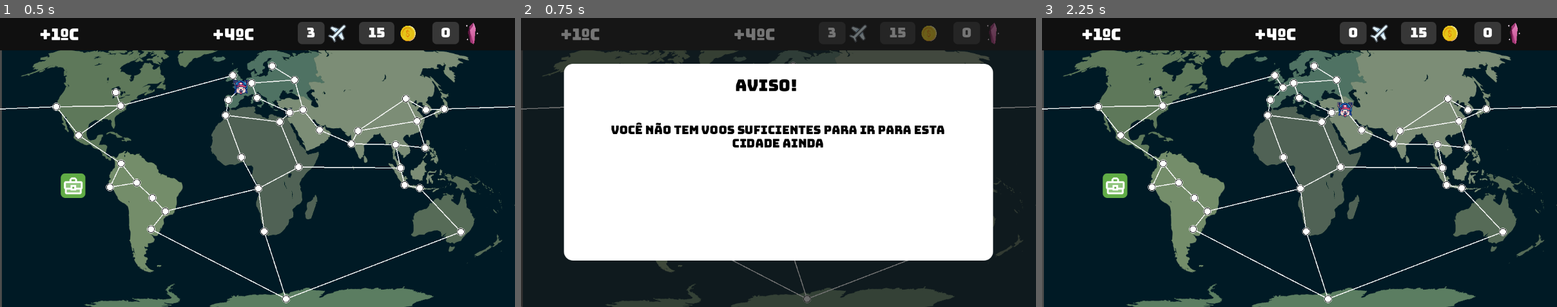
Above: before the commit, frames 1-3 (left to right).
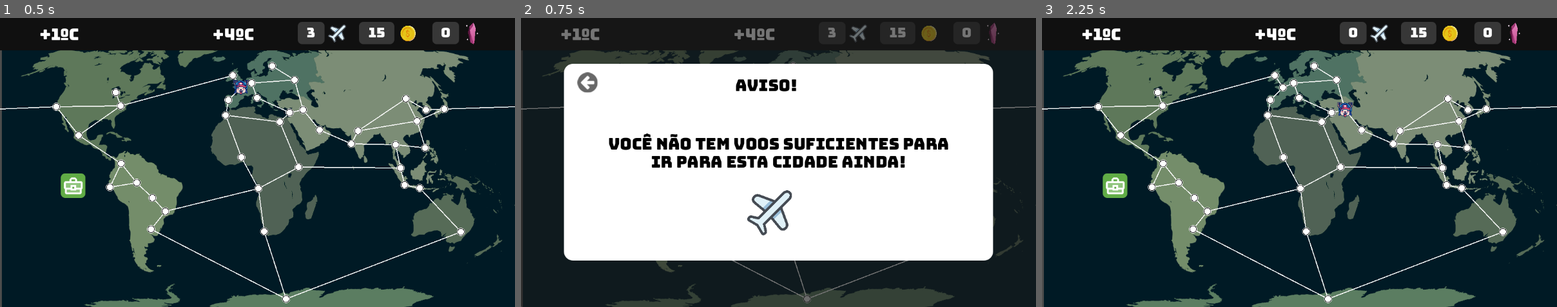
Above: after the commit, the same moments.

Repository: PabloGJBS/GreenGame
Game: Godot game, scene res://main/scene/main.tscn
The game is run twice, just before and just after one commit, with the same random seed, the same clock (stepped at 60 frames per second) and the same inputs.
Inputs (mouse positions are in pixels of both pictures, inside the frame that each line leads up to):
- Up to frame 1 (0.5 s): no input
- Up to frame 2 (0.75 s): click (809, 298) at 0.5 s
- Up to frame 3 (2.25 s): click (1108, 90) at 1.27 s; click (1345, 110) at 2.02 s

Frame 1 is identical in both runs. In frame 2, 5.6% of the frame differs, in the area x 10-83%, y 18-76%; in frame 3, nothing differs.

Commit message:
US 11 - Newspaper impacts game progress with temperature and consequences #11 Colocando painel do jornal
Co-authored-by: PabloGJBS <plabo.jbs@gmail.com>

Diff:
--- a/Painel - global/painel.gd
+++ b/Painel - global/painel.gd
@@ -2,24 +2,3 @@
 
 func setTitle(value):
 	$Panel/Title.text = value
-
-func setContentFull(value):
-	$Panel/ContentFull.text = value
-# Called when the node enters the scene tree for the first time.
-
-func setTextureButtonBack(valueNormal, valuePressed):
-	$Panel/TextureButtonBack.texture_normal = valueNormal
-	$Panel/TextureButtonBack.texture_pressed = valuePressed
-
-
-func _ready():
-	pass # Replace with function body.
-
-
-# Called every frame. 'delta' is the elapsed time since the previous frame.
-func _process(delta):
-	pass
-
-
-func _on_texture_button_pressed():
-	$".".visible = false
--- a/Painel - global/painel.tscn
+++ b/Painel - global/painel.tscn
@@ -42,32 +42,3 @@
 "
 vertical_alignment = 1
 autowrap_mode = 3
-
-[node name="ContentFull" type="Label" parent="Panel"]
-layout_mode = 1
-anchors_preset = 13
-anchor_left = 0.5
-anchor_right = 0.5
-anchor_bottom = 1.0
-offset_left = -395.0
-offset_top = 134.0
-offset_right = 392.0
-offset_bottom = -77.0
-grow_horizontal = 2
-grow_vertical = 2
-theme_override_colors/font_color = Color(0, 0, 0, 1)
-theme_override_fonts/font = ExtResource("2_5p6x3")
-theme_override_font_sizes/font_size = 26
-text = "
-"
-horizontal_alignment = 1
-autowrap_mode = 3
-
-[node name="TextureButtonBack" type="TextureButton" parent="Panel"]
-layout_mode = 0
-offset_left = 25.0
-offset_top = 25.0
-offset_right = 91.0
-offset_bottom = 91.0
-
-[connection signal="pressed" from="Panel/TextureButtonBack" to="." method="_on_texture_button_pressed"]
--- a/activity/scenes/GreenRect.tscn
+++ b/activity/scenes/GreenRect.tscn
@@ -29,6 +29,7 @@
 autowrap_mode = 3
 
 [node name="PriceCoins" type="Label" parent="Panel"]
+layout_mode = 0
 offset_left = 60.0
 offset_top = 75.0
 offset_right = 226.0
@@ -38,6 +39,7 @@
 autowrap_mode = 3
 
 [node name="TimeToReady" type="Label" parent="Panel"]
+layout_mode = 0
 offset_left = 60.0
 offset_top = 121.0
 offset_right = 278.0
@@ -47,6 +49,7 @@
 autowrap_mode = 3
 
 [node name="Numquestions" type="Label" parent="Panel"]
+layout_mode = 0
 offset_left = 60.0
 offset_top = 163.0
 offset_right = 194.0
--- a/activity/scenes/activitylists.tscn
+++ b/activity/scenes/activitylists.tscn
@@ -1,8 +1,10 @@
-[gd_scene load_steps=4 format=3 uid="uid://cq4df83j3n7fy"]
+[gd_scene load_steps=6 format=3 uid="uid://cq4df83j3n7fy"]
 
 [ext_resource type="PackedScene" uid="uid://e41uscdwo833" path="res://Painel - global/painel.tscn" id="1_2xkyx"]
 [ext_resource type="Script" path="res://activity/scripts/activitylists.gd" id="1_djurc"]
 [ext_resource type="Texture2D" uid="uid://chdudd6ypx4y" path="res://assets/Rectangle 65.png" id="2_kq0u6"]
+[ext_resource type="Texture2D" uid="uid://jsxl7nbo8kix" path="res://assets/fa_arrow-circle-left.png" id="4_4bkew"]
+[ext_resource type="Texture2D" uid="uid://drj56q32l38uk" path="res://assets/fa_arrow-circle-left (1).png" id="5_pvlkf"]
 
 [node name="Activitylists" type="Node2D"]
 script = ExtResource("1_djurc")
@@ -20,7 +22,21 @@
 offset_top = 248.0
 offset_right = 992.0
 offset_bottom = 545.0
+horizontal_scroll_mode = 0
 
 [node name="VBoxContainer" type="VBoxContainer" parent="Painel/ScrollContainer"]
-custom_minimum_size = Vector2(0, 1000)
+custom_minimum_size = Vector2(10, 1000)
 layout_mode = 2
+
+[node name="BackButton" type="TextureButton" parent="Painel"]
+layout_mode = 0
+offset_left = 116.0
+offset_top = 113.0
+offset_right = 182.0
+offset_bottom = 179.0
+texture_normal = ExtResource("4_4bkew")
+texture_pressed = ExtResource("4_4bkew")
+texture_hover = ExtResource("5_pvlkf")
+stretch_mode = 3
+
+[connection signal="pressed" from="Painel/BackButton" to="." method="_on_back_button_pressed"]
--- a/activity/scripts/activitylists.gd
+++ b/activity/scripts/activitylists.gd
@@ -3,7 +3,7 @@
 @onready var painel = $Painel
 @onready var vbox = $Painel/ScrollContainer/VBoxContainer
 
-var greenRectScene = preload("res://activity/scenes/GreenRect.tscn")
+var greenRectScene = load("res://activity/scenes/GreenRect.tscn")
 
 var allActivities = []
 
@@ -11,8 +11,8 @@
 func _ready():
 	var valueNormal = load("res://assets/fa_arrow-circle-left.png")
 	var valuePressed = load("res://assets/fa_arrow-circle-left (1).png")
-	painel.setTextureButtonBack(valueNormal, valuePressed)
 	painel.setTitle("Atividades")
+
 
 	var csv_file_path_activities: String = "res://Data/Lista de atividades/Lista de atividades - Copy of ALL (1).csv"
 
@@ -40,11 +40,36 @@
 
 				allActivities.append(activity)
 
-				var minready = timeToReadyf/60
-				var activityRect = greenRectScene.instantiate()
-				activityRect.setTitle(titlef)
-				activityRect.setPrice("Custo: " + line[3])
-				activityRect.setTime("Tempo de retorno: " + str(minready) + "Min")
-				activityRect.setQuestions("Perguntas: " + line[4])
-				vbox.add_child(activityRect)
 		file.close()
+	abaGlobal()
+
+func abaGlobal():
+	for activity in allActivities:
+		createRect(activity)
+
+func abaLocal(id1 : int, id2 : int = 0, id3 : int = 0):
+	var activity = allActivities[id1]
+	createRect(activity)
+
+	if id2 != 0:
+		activity = allActivities[id2]
+		createRect(activity)
+
+	if id3 != 0:
+		activity = allActivities[id1]
+		createRect(activity)
+
+func createRect(activity : Activity):
+	var minready = (activity.timeToReady)/60
+	var activityRect = greenRectScene.instantiate()
+	vbox.add_child(activityRect)
+	activityRect.setTitle(activity.title)
+	activityRect.setPrice("Custo: " + str(activity.priceCoins))
+	activityRect.setTime("Tempo de retorno: " + str(minready) + "Min")
+	activityRect.setQuestions("Perguntas: " + str(activity.numQuestActivity))
+
+
+
+
+func _on_back_button_pressed():
+	self.visible = false
--- /dev/null
+++ b/jornal/scenes/jornalPainel.tscn
@@ -0,0 +1,34 @@
+[gd_scene load_steps=6 format=3 uid="uid://rwvqap8fqn3u"]
+
+[ext_resource type="PackedScene" uid="uid://e41uscdwo833" path="res://Painel - global/painel.tscn" id="1_uvslv"]
+[ext_resource type="Script" path="res://jornal/scripts/jornalPainel.gd" id="1_xidim"]
+[ext_resource type="Texture2D" uid="uid://b6c8e5ccwjbvb" path="res://assets/Rectangle 13.png" id="3_0pgv6"]
+[ext_resource type="Texture2D" uid="uid://b2v00qk50j1y" path="res://assets/fa_arrow-circle-left-red.png" id="4_61upd"]
+[ext_resource type="Texture2D" uid="uid://1oh2u46552p8" path="res://assets/fa_arrow-circle-left red-hover.png" id="5_ah130"]
+
+[node name="JornalPainel" type="Node2D"]
+script = ExtResource("1_xidim")
+
+[node name="Painel" parent="." instance=ExtResource("1_uvslv")]
+
+[node name="Rectangle13" type="Sprite2D" parent="Painel"]
+position = Vector2(412, 152)
+texture = ExtResource("3_0pgv6")
+
+[node name="Line2D" type="Line2D" parent="Painel"]
+points = PackedVector2Array(570, 215, 570, 520)
+width = 6.0
+default_color = Color(0, 0, 0, 1)
+
+[node name="BackButton" type="TextureButton" parent="Painel"]
+layout_mode = 0
+offset_left = 116.0
+offset_top = 113.0
+offset_right = 182.0
+offset_bottom = 179.0
+texture_normal = ExtResource("4_61upd")
+texture_pressed = ExtResource("4_61upd")
+texture_hover = ExtResource("5_ah130")
+stretch_mode = 3
+
+[connection signal="pressed" from="Painel/BackButton" to="." method="_on_back_button_pressed"]
--- /dev/null
+++ b/jornal/scripts/jornalPainel.gd
@@ -0,0 +1,13 @@
+extends Node2D
+
+@onready var painel = $Painel
+# Called when the node enters the scene tree for the first time.
+func _ready():
+	painel.setTitle("Jornal")
+	self.visible = false
+
+func show_jornal():
+	self.visible = true
+
+func _on_back_button_pressed():
+	self.visible = false
--- a/main/scene/main.tscn
+++ b/main/scene/main.tscn
@@ -10,6 +10,8 @@
 [ext_resource type="PackedScene" uid="uid://e41uscdwo833" path="res://Painel - global/painel.tscn" id="8_ci4yx"]
 [ext_resource type="PackedScene" uid="uid://bkqljm64dmb5f" path="res://player/scene/Player.tscn" id="8_kqbl1"]
 [ext_resource type="Texture2D" uid="uid://80bww2vic8ri" path="res://assets/Rectangle 64.png" id="10_rc8e7"]
+[ext_resource type="PackedScene" uid="uid://rwvqap8fqn3u" path="res://jornal/scenes/jornalPainel.tscn" id="11_8gknp"]
+[ext_resource type="PackedScene" uid="uid://bxev0lslhlu4y" path="res://planeAlert/planeAlert.tscn" id="11_rja16"]
 [ext_resource type="PackedScene" uid="uid://cq4df83j3n7fy" path="res://activity/scenes/activitylists.tscn" id="11_sh6fk"]
 
 [sub_resource type="StyleBoxFlat" id="StyleBoxFlat_v0tia"]
@@ -118,6 +120,12 @@
 offset_bottom = 404.0
 texture_normal = ExtResource("10_rc8e7")
 
+[node name="PlaneAlert" parent="." instance=ExtResource("11_rja16")]
+z_index = 3
+
+[node name="JornalPainel" parent="." instance=ExtResource("11_8gknp")]
+z_index = 3
+
 [node name="Activitylists" parent="." instance=ExtResource("11_sh6fk")]
 visible = false
 z_index = 3
--- a/main/scripts/main.gd
+++ b/main/scripts/main.gd
@@ -4,7 +4,8 @@
 @onready var worldMap = $WorldMap
 @onready var painel = $Painel
 @onready var activityPainel = $Activitylists
-
+@onready var jornalPainel = $JornalPainel
+@onready var planeAlert = $PlaneAlert
 
 var csv_file_path_cities: String = "res://Data/Mapa/Lista de atividades - Mapa.csv"
 
@@ -56,9 +57,7 @@
 		$"Label-plane".text = str(player._getflights())
 		player._setplayercurrentCity(cityDestiny)
 	else:
-		painel.setTitle("Aviso!")
-		painel.setContentFull("Você não tem voos suficientes para ir para esta cidade ainda")
-		painel.visible = true
+		planeAlert.show_alert()
 
 
 func _on_timer_timeout_rodada():
@@ -71,9 +70,8 @@
 	player._setcoins(valuecoins)
 	$"Label-coins".text = str(player._getcoins())
 
-	painel.setTitle("Jornal")
-	painel.setContentFull("O que aconteceu agora?")
-	painel.visible = true
+	jornalPainel.show_jornal()
+
 
 
 func _on_activity_list_button_pressed():
--- /dev/null
+++ b/planeAlert/planeAlert.gd
@@ -0,0 +1,13 @@
+extends Node2D
+
+@onready var painel = $Painel
+# Called when the node enters the scene tree for the first time.
+func _ready():
+	painel.setTitle("Aviso!")
+	self.visible = false
+
+func show_alert():
+	self.visible = true
+
+func _on_back_button_pressed():
+	self.visible = false
--- /dev/null
+++ b/planeAlert/planeAlert.tscn
@@ -0,0 +1,51 @@
+[gd_scene load_steps=7 format=3 uid="uid://bxev0lslhlu4y"]
+
+[ext_resource type="PackedScene" uid="uid://e41uscdwo833" path="res://Painel - global/painel.tscn" id="1_ja7aa"]
+[ext_resource type="Script" path="res://planeAlert/planeAlert.gd" id="1_ufg8w"]
+[ext_resource type="FontFile" uid="uid://x68u5rsd0n4f" path="res://assets/fonts/Bungee-Regular.ttf" id="3_4hegl"]
+[ext_resource type="Texture2D" uid="uid://c88p8yywdijqs" path="res://assets/icon-airplane.png" id="4_1bcs4"]
+[ext_resource type="Texture2D" uid="uid://dipit73cjwmh5" path="res://assets/fa_arrow-circle-left grey.png" id="4_qodgx"]
+[ext_resource type="Texture2D" uid="uid://dyhw1xyeiiji5" path="res://assets/fa_arrow-circle-left grey hover.png" id="5_r3gev"]
+
+[node name="PlaneAlert" type="Node2D"]
+script = ExtResource("1_ufg8w")
+
+[node name="Painel" parent="." instance=ExtResource("1_ja7aa")]
+
+[node name="alert" type="Label" parent="Painel"]
+layout_mode = 1
+anchors_preset = 13
+anchor_left = 0.5
+anchor_right = 0.5
+anchor_bottom = 1.0
+offset_left = -408.0
+offset_top = 177.0
+offset_right = 409.0
+offset_bottom = -217.0
+grow_horizontal = 2
+grow_vertical = 2
+theme_override_colors/font_color = Color(0, 0, 0, 1)
+theme_override_fonts/font = ExtResource("3_4hegl")
+theme_override_font_sizes/font_size = 36
+text = "Você não tem voos suficientes para ir para esta cidade ainda!"
+horizontal_alignment = 1
+vertical_alignment = 1
+autowrap_mode = 3
+
+[node name="Icon-airplane" type="Sprite2D" parent="Painel"]
+position = Vector2(556, 437)
+scale = Vector2(0.2, 0.2)
+texture = ExtResource("4_1bcs4")
+
+[node name="BackButton" type="TextureButton" parent="Painel"]
+layout_mode = 0
+offset_left = 116.0
+offset_top = 113.0
+offset_right = 182.0
+offset_bottom = 179.0
+texture_normal = ExtResource("4_qodgx")
+texture_pressed = ExtResource("4_qodgx")
+texture_hover = ExtResource("5_r3gev")
+stretch_mode = 3
+
+[connection signal="pressed" from="Painel/BackButton" to="." method="_on_back_button_pressed"]
Binary file added: assets/Rectangle 13.png
Not shown, added: assets/Rectangle 13.png.import
Binary file added: assets/fa_arrow-circle-left grey hover.png
Not shown, added: assets/fa_arrow-circle-left grey hover.png.import
Binary file added: assets/fa_arrow-circle-left grey.png
Not shown, added: assets/fa_arrow-circle-left grey.png.import
Binary file added: assets/fa_arrow-circle-left red-hover.png
Not shown, added: assets/fa_arrow-circle-left red-hover.png.import
Binary file added: assets/fa_arrow-circle-left-red.png
Not shown, added: assets/fa_arrow-circle-left-red.png.import
Not shown: 1 places in main/scene/main.tscn that only renumber resources
